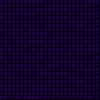
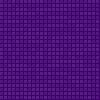
Layered file, before and after one edit (100 × 100). Changes by layer:
hid "Layer copy #1" over [0, 0, 100, 100]
"Layer copy": opacity 82% → 42%, blend soft light → screen over [0, 0, 100, 100]
